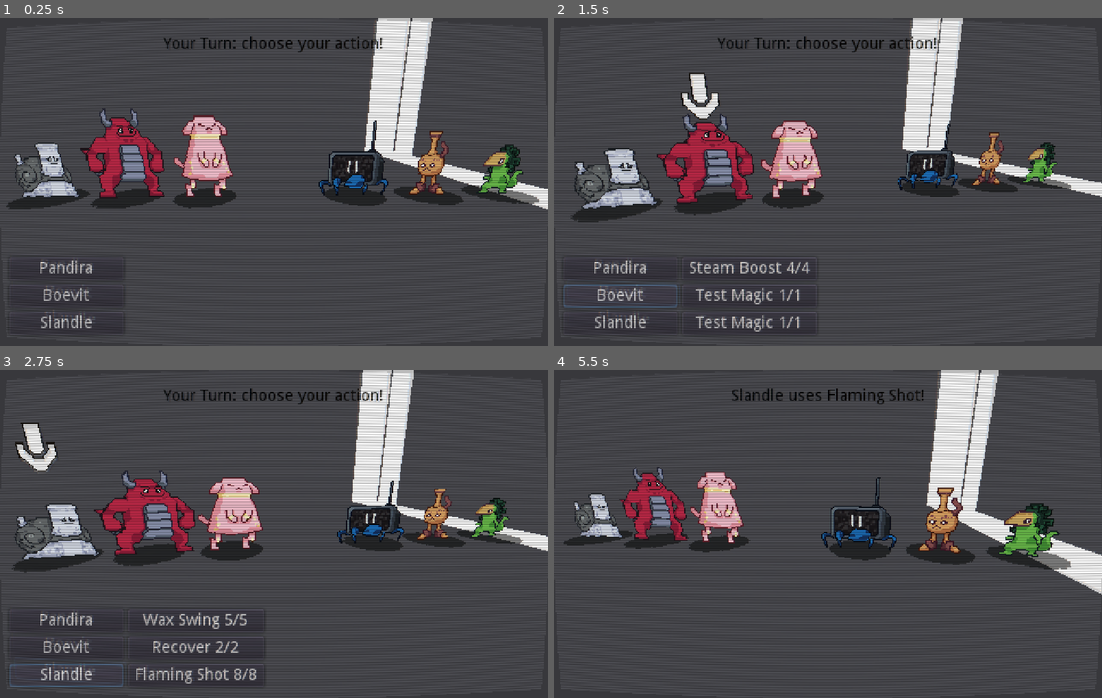
Above: before the commit, frames 1-4 (two rows, left to right).
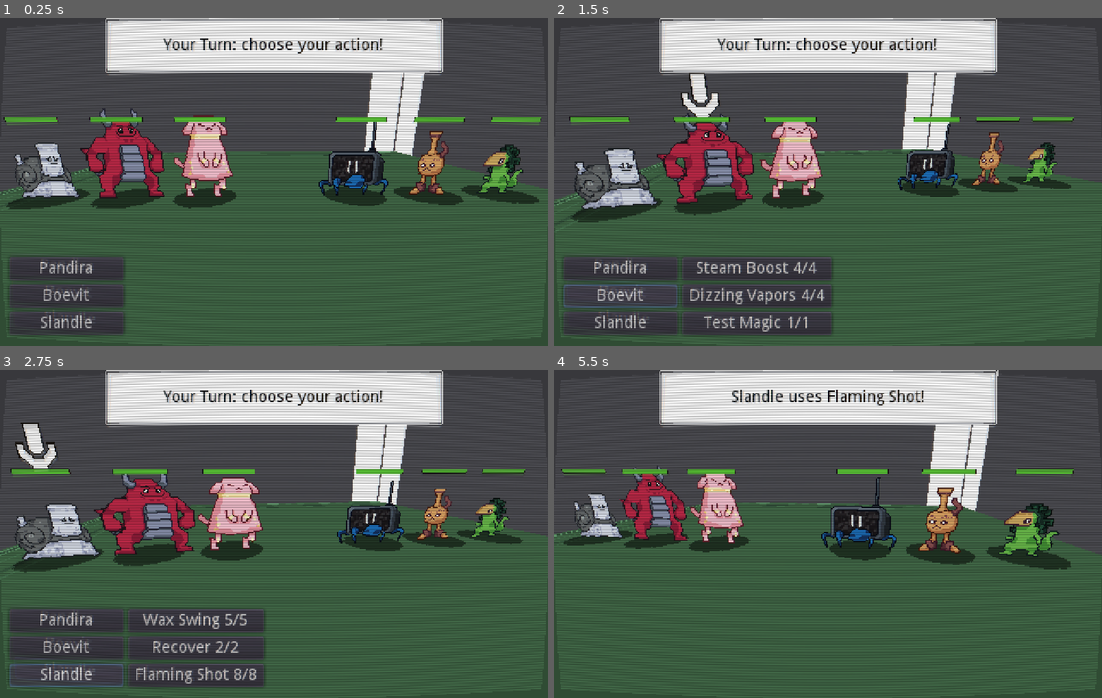
Above: after the commit, the same moments.

Repository: Hairic95/Yolky-RPG
Game: Godot game, scene res://Src/Scenes/BattleScene.tscn
Same seed, same stepped clock (60 frames per second), same inputs: the game is played once before the commit and once after it.
Inputs:
- Up to frame 1 (0.25 s): no input
- Up to frame 2 (1.5 s): click "Pandira" at 0.5 s; click "Boevit" at 1.25 s
- Up to frame 3 (2.75 s): click "Slandle" at 2 s
- Up to frame 4 (5.5 s): click "Wax Swing 5/5" at 2.75 s; click "Recover 2/2" at 3.5 s; click "Flaming Shot 8/8" at 4.25 s; click "Vhrab" at 5 s

The runs differ from the first frame. In frame 1, 29% of the frame differs, in the area x 0-100%, y 0-100%; in frame 2, 27%; in frame 3, 26%; in frame 4, 32%.

Commit message:
removed unused textures added more tweaks to action use flow

Diff:
--- a/Data/Actions.json
+++ b/Data/Actions.json
@@ -1,11 +1,21 @@
 {
+	"tackle": {
+		"name" : "Tackle",
+		"action_type" : "damage",
+		"uses": 4,
+		"stat": "adaptable",
+		"target": "enemy_single",
+		"power" : 40,
+		"description": ""
+	},
 	"wax_swing" :
 	{
 		"name" : "Wax Swing",
 		"action_type" : "damage",
 		"uses": 5,
+		"stat": "special",
 		"target": "enemy_single",
-		"power" : 2,
+		"power" : 20,
 		"effects" : [
 			{
 				"code": "status",
@@ -34,8 +44,9 @@
 		"name" : "Flaming Shot",
 		"action_type" : "damage",
 		"uses": 8,
+		"stat": "special",
 		"target": "enemy_single",
-		"power" : 7,
+		"power" : 70,
 		"effects" : [
 			{
 				"code": "status",
@@ -49,8 +60,9 @@
 		"name": "Peak",
 		"action_type": "damage",
 		"uses": 8,
+		"stat": "physical",
 		"target": "enemy_single",
-		"power" : 8,
+		"power" : 80,
 		"self_effects" : [
 			{
 			}
@@ -70,6 +82,22 @@
 			}
 		]
 	},
+	"dizzing_vapors" :
+	{
+		"name": "Dizzing Vapors",
+		"action_type": "damage",
+		"uses": 4,
+		"power": 30,
+		"stat": "special",
+		"target": "enemy_all",
+		"self_effects" : [
+			{
+				"code": "status",
+				"type": "confused",
+				"amount": 2
+			}
+		]
+	},
 	"profume_wave" :
 	{
 		"name": "Profume Wave",
@@ -86,7 +114,8 @@
 	{
 		"name" : "Test Magic",
 		"action_type" : "damage",
-		"power" : 10,
+		"power" : 1,
+		"stat": "adaptable",
 		"target" : "enemy_single",
 		"type" : "Magic",
 		"effects" : []
@@ -95,7 +124,8 @@
 	{
 		"name" : "Front Attack",
 		"action_type" : "damage",
-		"power" : 12,
+		"power" : 1,
+		"stat": "adaptable",
 		"target" : "enemy_single",
 		"type" : "Normal",
 		"effects" : []
--- a/Data/Critters.json
+++ b/Data/Critters.json
@@ -4,9 +4,10 @@
 		"name": "Pandira",
 		"stats" :
 		{
-			"attack" : 1,
-			"maxhp" : 10,
-			"speed" : 8
+			"attack" : 50,
+			"defense" : 50,
+			"special_attack" : 80,
+			"special_defense" : 120
 		},
 		"model" : "PandiraModel",
 		"texture": "Pandira",
@@ -22,9 +23,10 @@
 		"name": "Pandira",
 		"stats" :
 		{
-			"attack" : 1,
-			"maxhp" : 10,
-			"speed" : 8
+			"attack" : 50,
+			"defense" : 50,
+			"special_attack" : 80,
+			"special_defense" : 120
 		},
 		"model" : "Pandira2Model",
 		"texture": "Pandira2",
@@ -40,16 +42,17 @@
 		"name": "Boevit",
 		"stats" :
 		{
-			"attack" : 8,
-			"maxhp" : 22,
-			"speed" : 5
+			"attack" : 110,
+			"defense" : 110,
+			"special_attack" : 40,
+			"special_defense" : 50
 		},
 		"model" : "BoevitModel",
 		"texture": "Boevit",
 		"actions" :
 		[
 			"steam_boost",
-			"test_magic",
+			"dizzing_vapors",
 			"test_magic"
 		]
 	},
@@ -58,9 +61,10 @@
 		"name": "Vhrab",
 		"stats" :
 		{
-			"attack" : 5,
-			"maxhp" : 10,
-			"speed" : 5
+			"attack" : 30,
+			"defense" : 140,
+			"special_attack" : 30,
+			"special_defense" : 140
 		},
 		"model" : "VhrabModel",
 		"texture": "Vhrab",
@@ -76,9 +80,10 @@
 		"name": "Slandle",
 		"stats" :
 		{
-			"attack" : 1,
-			"maxhp" : 18,
-			"speed" : 6
+			"attack" : 20,
+			"defense" : 150,
+			"special_attack" : 70,
+			"special_defense" : 70
 		},
 		"model" : "SlandleModel",
 		"texture": "Slandle",
@@ -94,9 +99,10 @@
 		"name": "Slandle",
 		"stats" :
 		{
-			"attack": 4,
-			"defense": 10,
-			"maxhp": 100
+			"attack" : 20,
+			"defense" : 150,
+			"special_attack" : 70,
+			"special_defense" : 70
 		},
 		"model" : "Slandle2Model",
 		"texture": "Slandle2",
@@ -112,9 +118,10 @@
 		"name": "Peakoli",
 		"stats" :
 		{
-			"attack" : 1,
-			"maxhp" : 10,
-			"speed" : 6
+			"attack" : 100,
+			"defense" : 60,
+			"special_attack" : 80,
+			"special_defense" : 80
 		},
 		"model" : "PeakoliModel",
 		"texture": "Peakoli",
@@ -130,9 +137,10 @@
 		"name": "Potkin",
 		"stats" :
 		{
-			"attack" : 1,
-			"maxhp" : 10,
-			"speed" : 6
+			"attack" : 90,
+			"defense" : 40,
+			"special_attack" : 60,
+			"special_defense" : 90
 		},
 		"model" : "PotkinModel",
 		"texture": "Potkin",
--- a/Src/BattleBackgrounds/BG.tscn
+++ b/Src/BattleBackgrounds/BG.tscn
@@ -1,19 +1,24 @@
-[gd_scene load_steps=4 format=2]
+[gd_scene load_steps=6 format=2]
 
-[ext_resource path="res://Assets/Textures/Backgrounds/placholder.png" type="Texture" id=1]
+[ext_resource path="res://Assets/Textures/Backgrounds/grass_tile.png" type="Texture" id=1]
+[ext_resource path="res://Assets/Textures/Backgrounds/placholder.png" type="Texture" id=2]
 
 [sub_resource type="PlaneMesh" id=1]
 
+[sub_resource type="SpatialMaterial" id=3]
+albedo_texture = ExtResource( 1 )
+uv1_scale = Vector3( 8, 8, 1 )
+
 [sub_resource type="SpatialMaterial" id=2]
-albedo_texture = ExtResource( 1 )
+albedo_texture = ExtResource( 2 )
 uv1_scale = Vector3( 8, 8, 1 )
 
 [node name="BG" type="Spatial"]
 
 [node name="MeshInstance" type="MeshInstance" parent="."]
-transform = Transform( 8, 0, 0, 0, 1, 0, 0, 0, 8, 0, 0, 0 )
+transform = Transform( -8, 0, -6.99382e-07, 0, 1, 0, 6.99382e-07, 0, -8, 0, 0, 0 )
 mesh = SubResource( 1 )
-material/0 = SubResource( 2 )
+material/0 = SubResource( 3 )
 
 [node name="MeshInstance2" type="MeshInstance" parent="."]
 transform = Transform( -1.30337e-06, -1, 0, 8, -1.62921e-07, 0, 0, 0, 8, 8.09595, 2, 0 )
--- a/Src/Entities/Action.gd
+++ b/Src/Entities/Action.gd
@@ -1,19 +1,23 @@
 extends Reference
 class_name Action
 
+var id : String = "tackle"
 var action_name : String = "Missing string"
 var action_type : String = "damage"
 var power : int = 0
+var stat : String = "adaptable"
 var max_uses : int = 1
 var current_uses : int = 1
 var target : String = "enemy_single"
 var effects : Array = []
 var self_effects : Array = []
 
-func _init(dict_data : Dictionary):
+func _init(action_id: String, dict_data : Dictionary):
+	id = action_id
 	action_name = DataHandler.get_dict_val(dict_data, "name", action_name)
 	action_type = DataHandler.get_dict_val(dict_data, "action_type", action_type)
 	power = DataHandler.get_dict_val(dict_data, "power", power)
+	stat = DataHandler.get_dict_val(dict_data, "stat", stat)
 	target = DataHandler.get_dict_val(dict_data, "target", target)
 	effects = DataHandler.get_dict_val(dict_data, "effects", effects)
 	self_effects = DataHandler.get_dict_val(dict_data, "self_effects", self_effects)
--- a/Src/Entities/BattleCritter.gd
+++ b/Src/Entities/BattleCritter.gd
@@ -4,19 +4,21 @@
 var critter_name : String = "Missing String"
 
 # Combat Logic
-var current_hp : int = 1
+var current_hp : int = 100
+var max_hp : int = 100
 
 var stats : Dictionary = {
 	"attack" : 1,
-	"maxhp" : 1,
-	"speed" : 1
+	"defense": 1,
+	"special_attack": 1,
+	"special_defense": 1,
 }
 
 var row_position : int = 1
 var actions : Array = []
 var data_tag : String = ""
 var is_under_player_control : bool = false
-var player_owner = "enemy"
+var player_owner = "1"
 
 var can_act = false
 
@@ -31,75 +33,61 @@
 var is_playing_animation : bool = false
 
 func _ready():
-	$AnimationPlayer.play("Idle")
+	$AnimationTree.active = true
 
 func init(dict_data : Dictionary, player : Player, starting_translation : Vector3):
 	player_owner = player.id
 	# Data setting
 	critter_name = DataHandler.get_dict_val(dict_data, "name", critter_name)
-	if dict_data.has("stats"):
-		if dict_data.stats.has("attack") and dict_data.stats.has("maxhp") and dict_data.stats.has("speed"):
-			stats = dict_data.stats
-			current_hp = stats.maxhp
+	stats = DataHandler.get_dict_val(dict_data, "stats", stats)
+	current_hp = max_hp
+	# TODO: Make animated models for complex animations
 	if dict_data.has("texture"):
 			$Image.texture = load(str("res://Assets/Textures/Characters/", dict_data.texture, ".png"))
 			set_sprite()
-	if dict_data.has("actions"):
-		for action_data in dict_data.actions:
-			var new_action = Action.new(DataHandler.get_action(action_data))
-			actions.append(new_action)
+	for action_data in DataHandler.get_dict_val(dict_data, "actions", ["tackle"]):
+		var new_action = Action.new(action_data, DataHandler.get_action(action_data))
+		actions.append(new_action)
 
 	# Position setting
 	fixed_translation = starting_translation
 	translation = starting_translation
 
-func get_damaged():
+func get_hurt(damage):
+	current_hp = max(0, current_hp - damage)
 	if current_hp > 0:
-		model.play("Damaged")
+		pass
+		#model.play("Damaged")
 	else:
-		model.play("Dying")
-
-# AI
-func act(possible_targets : Array):
-
-	# check the target position to determinate which action are possible
-	var targetable_index = []
-	for t in possible_targets:
-		if t.player_owner == "player":
-			targetable_index.append(t.row_position - 1)
-
-	var choosable_actions = []
-	for action in actions:
-		for i in targetable_index:
-			if action.target[i] != ".":
-				choosable_actions.append(action)
-				break
-
-	# if no action is choosable pass turn
-	if choosable_actions.size() == 0:
-		pass_turn()
-		return
-
-	# choose one action at random
-	var action_selected = choosable_actions[randi()%choosable_actions.size()]
-
-	var choosable_targets = []
-	for target in possible_targets:
-		if action_selected.target[target.row_position - 1] == "#" and target.player_owner == "player":
-			choosable_targets.append(target)
-
-	var actual_targets = []
-	actual_targets.append(choosable_targets[randi()%choosable_targets.size()])
-
-	BattleTurnHandler.emit_signal("ai_chooses_action_and_combatant", self, action_selected, actual_targets)
-
-func pass_turn():
-	var pass_action = Action.new({"action_type" : "pass"})
-	BattleTurnHandler.emit_signal("ai_chooses_action_and_combatant", self, pass_action, [])
+		$AnimationTree.active = false
+		$Image.modulate = Color(0.3, 0.3, 0.3)
+		can_act = false
+		is_ko = true
+		#model.play("Dying")
+	$HealthBar/HealthTween.interpolate_property($HealthBar/CurrentHealth, "scale",
+			$HealthBar/CurrentHealth.scale, Vector3(float(current_hp) / float(max_hp), 1, 1), 0.3)
+	$HealthBar/HealthTween.start()
+	yield($HealthBar/HealthTween, "tween_all_completed")
 
 func set_sprite():
 	$Image.offset.y = $Image.texture.get_size().y / 2
 	$SelectSprite.translation.y = 2.5
+	$HealthBar.translation.y = 2.0
+
+func set_enemy_target():
+	$Target.texture = load("res://Assets/Textures/UI/TargetEnemy.png")
 
 func set_select_sprite_visible(value):
 	$SelectSprite.visible = value
+
+func set_target_sprite_visible(value):
+	$Target.visible = value
+
+func get_attack():
+	return float(DataHandler.get_dict_val(stats, "attack", 1))
+func get_defense():
+	return float(DataHandler.get_dict_val(stats, "defense", 1))
+func get_special_attack():
+	return float(DataHandler.get_dict_val(stats, "special_attack", 1))
+func get_special_defense():
+	return float(DataHandler.get_dict_val(stats, "special_defense", 1))
--- a/Src/Entities/BattleCritter.tscn
+++ b/Src/Entities/BattleCritter.tscn
@@ -1,9 +1,12 @@
-[gd_scene load_steps=6 format=2]
+[gd_scene load_steps=11 format=2]
 
 [ext_resource path="res://Src/Entities/BattleCritter.gd" type="Script" id=1]
 [ext_resource path="res://Assets/Textures/UI/select_current.png" type="Texture" id=2]
 [ext_resource path="res://Assets/Textures/misc/shadow_small.png" type="Texture" id=3]
 [ext_resource path="res://Assets/Textures/Characters/Peakoli.png" type="Texture" id=4]
+[ext_resource path="res://Assets/Textures/UI/TargetAlly.png" type="Texture" id=5]
+[ext_resource path="res://Assets/Textures/UI/healthbar_front.png" type="Texture" id=6]
+[ext_resource path="res://Assets/Textures/UI/healthbar_bg.png" type="Texture" id=7]
 
 [sub_resource type="Animation" id=1]
 resource_name = "Idle"
@@ -21,13 +24,28 @@
 "values": [ Vector3( 3, 3, 1 ), Vector3( 2.8, 3.2, 1 ), Vector3( 3.2, 2.8, 1 ) ]
 }
 
+[sub_resource type="AnimationNodeAnimation" id=2]
+animation = "Idle"
+
+[sub_resource type="AnimationNodeBlendTree" id=3]
+graph_offset = Vector2( 2, 52.75 )
+nodes/Animation/node = SubResource( 2 )
+nodes/Animation/position = Vector2( 80, 120 )
+node_connections = [ "output", 0, "Animation" ]
+
 [node name="3DCombatant" type="Spatial"]
 script = ExtResource( 1 )
 
 [node name="Image" type="Sprite3D" parent="."]
-transform = Transform( 2.87288, 0, 0, 0, 3.12712, 0, 0, 0, 1, 0, 0.003, 0 )
+transform = Transform( 2.83333, 0, 0, 0, 3.16667, 0, 0, 0, 1, 0, 0.004, 0 )
 offset = Vector2( 0, 21 )
 texture = ExtResource( 4 )
+
+[node name="Target" type="Sprite3D" parent="."]
+transform = Transform( 3, 0, 0, 0, 0, 0, 0, 0, 3, 0, 0.003, 0 )
+visible = false
+axis = 1
+texture = ExtResource( 5 )
 
 [node name="SelectSprite" type="Sprite3D" parent="."]
 transform = Transform( 3, 0, 0, 0, 3, 0, 0, 0, 1, 0, 2, 0 )
@@ -35,15 +53,27 @@
 billboard = 2
 texture = ExtResource( 2 )
 
-[node name="MovementTween" type="Tween" parent="."]
-
-[node name="NonCombatTween" type="Tween" parent="."]
-
-[node name="AnimationPlayer" type="AnimationPlayer" parent="."]
+[node name="Anim" type="AnimationPlayer" parent="."]
 anims/Idle = SubResource( 1 )
 
-[node name="Sprite3D" type="Sprite3D" parent="."]
+[node name="AnimationTree" type="AnimationTree" parent="."]
+tree_root = SubResource( 3 )
+anim_player = NodePath("../Anim")
+
+[node name="Shadow" type="Sprite3D" parent="."]
 transform = Transform( 5, 0, 0, 0, 1, 0, 0, 0, 5, 0, 0.002, 0 )
 axis = 1
 double_sided = false
 texture = ExtResource( 3 )
+
+[node name="HealthBar" type="Sprite3D" parent="."]
+transform = Transform( 2, 0, 0, 0, 1, 0, 0, 0, 1, 0, 2, 0 )
+billboard = 2
+texture = ExtResource( 7 )
+
+[node name="CurrentHealth" type="Sprite3D" parent="HealthBar"]
+transform = Transform( 1, 0, 0, 0, 1, 0, 0, 0, 1, 0, 0, -0.001 )
+billboard = 2
+texture = ExtResource( 6 )
+
+[node name="HealthTween" type="Tween" parent="HealthBar"]
--- a/Src/Scenes/BattleScene.gd
+++ b/Src/Scenes/BattleScene.gd
@@ -89,6 +89,7 @@
 		new_critter.scale = Vector3(-1, 1, 1)
 	elif player.side == "right":
 		pos_path = str("Positions/EnemyPos", row_position)
+		new_critter.set_enemy_target()
 
 	new_critter.init(critter_data, player, get_node(pos_path).translation)
 
@@ -112,10 +113,10 @@
 	hide_player_ui()
 	match current_player.type:
 		Player.PlayerType.Player:
-			$UI/TestTurn.text = "Your Turn: choose your action!"
+			$UI/MessageBox/Message.text = "Your Turn: choose your action!"
 			show_player_ui()
 		Player.PlayerType.AI:
-			$UI/TestTurn.text = "Waiting for opponent..."
+			$UI/MessageBox/Message.text = "Waiting for opponent..."
 			current_player.choose_action()
 
 func go_to_next_turn():
@@ -174,6 +175,8 @@
 		var new_action_button = Button.new()
 		new_action_button.text = str(action.action_name, " ", action.current_uses, "/", action.max_uses)
 		new_action_button.connect("pressed", self, "show_action_targets", [critter, action])
+		if action.current_uses < 1:
+			new_action_button.disabled = true
 		$UI/ActionMenu/Actions.add_child(new_action_button)
 		critter.set_select_sprite_visible(true)
 
@@ -226,7 +229,8 @@
 	for c in $Critters.get_children():
 		c.set_select_sprite_visible(false)
 	hide_player_ui()
-	$UI/TestTurn.text = critter.critter_name + " uses " +  action.action_name + "!"
+	hide_target_selected($Critters.get_children())
+	$UI/MessageBox/Message.text = critter.critter_name + " uses " +  action.action_name + "!"
 	$Camera/Anim.stop()
 	# Move camera towards target
 	if targets.size() == 1:
@@ -248,21 +252,73 @@
 				0.4)
 		$Camera/CameraTween.start()
 		yield($Camera/CameraTween, "tween_all_completed")
+	# Execute the action
 	match action.action_type:
 		Constants.ActionTypeDamage:
-			print("damage: " + str(action.power))
+			for target in targets:
+				var damage = 1
+				var stat_type = action.stat
+				if action.stat == "adaptable":
+					if critter.get_attack() >= critter.get_special_attack():
+						stat_type = "physical"
+					else:
+						stat_type = "special"
+				if stat_type == "physical":
+					damage = int(float(action.power) * (critter.get_attack() / target.get_defense()))
+				elif stat_type == "special":
+					damage = int(float(action.power) * (critter.get_special_attack() / target.get_special_defense()))
+				target.get_hurt(max(1, damage))
 		Constants.ActionTypeEffect:
 			print("effects: " + to_json(action.effects))
+	# remove one use of the move
 	action.current_uses -= 1
+	# check if the user has any uses of their moves left, if no uses are left give only tackle.
+	# if the only move if tackle, ko the creature
+	var out_of_moves = true
+	for a in critter.actions:
+		if a.current_uses > 0:
+			out_of_moves = false
+			break
+	if out_of_moves:
+		if critter.actions.size() == 1 and critter.actions[0].id == "tackle":
+			critter.get_hurt(1000)
+		else:
+			DataHandler.open_actions()
+			critter.actions = []
+			critter.actions.append(Action.new("tackle", DataHandler.get_action("tackle")))
+			DataHandler.close_actions()
+	# the critter cannot act until next round
 	critter.can_act = false
 	yield(get_tree().create_timer(1), "timeout")
 	$Camera/Anim.play("CameraTest")
-	go_to_next_turn()
+	# go to next action
+	if !is_game_over():
+		go_to_next_turn()
 
 func show_target_selected(targets : Array):
 	for target in targets:
-		target.set_select_sprite_visible(true)
+		target.set_target_sprite_visible(true)
 
 func hide_target_selected(targets : Array):
 	for target in targets:
-		target.set_select_sprite_visible(false)
+		target.set_target_sprite_visible(false)
+
+func is_game_over() -> bool:
+
+	var player1_critters = []
+	var player2_critters = []
+
+	for critter in $Critters.get_children():
+		if critter.player_owner == players[0].id && !critter.is_ko:
+			player1_critters.append(critter)
+		if critter.player_owner == players[1].id && !critter.is_ko:
+			player2_critters.append(critter)
+
+	if player1_critters.empty():
+		$UI/MessageBox/Message.text = "You have lost!"
+		return true
+	if player2_critters.empty():
+		$UI/MessageBox/Message.text = "You have won!"
+		return true
+
+	return false
--- a/Src/Scenes/BattleScene.tscn
+++ b/Src/Scenes/BattleScene.tscn
@@ -1,11 +1,11 @@
-[gd_scene load_steps=5 format=2]
+[gd_scene load_steps=6 format=2]
 
 [ext_resource path="res://Src/Scenes/BattleScene.gd" type="Script" id=1]
 [ext_resource path="res://Assets/Shaders/crt_effect.tres" type="Material" id=2]
 [ext_resource path="res://Src/BattleBackgrounds/BG.tscn" type="PackedScene" id=3]
+[ext_resource path="res://Assets/Textures/Backgrounds/placholder.png" type="Texture" id=4]
 
 [sub_resource type="Animation" id=1]
-resource_name = "CameraTest"
 length = 8.0
 loop = true
 tracks/0/type = "value"
@@ -92,10 +92,30 @@
 
 [node name="UI" type="CanvasLayer" parent="."]
 
-[node name="TestTurn" type="Label" parent="UI"]
-margin_top = 8.0
-margin_right = 480.0
-margin_bottom = 38.0
+[node name="MessageBox" type="NinePatchRect" parent="UI"]
+anchor_left = 0.5
+anchor_right = 0.5
+margin_left = -148.0
+margin_right = 148.0
+margin_bottom = 48.0
+texture = ExtResource( 4 )
+patch_margin_left = 2
+patch_margin_top = 2
+patch_margin_right = 2
+patch_margin_bottom = 2
+__meta__ = {
+"_edit_use_anchors_": false
+}
+
+[node name="Message" type="Label" parent="UI/MessageBox"]
+anchor_left = 0.5
+anchor_top = 0.5
+anchor_right = 0.5
+anchor_bottom = 0.5
+margin_left = -144.0
+margin_top = -24.0
+margin_right = 144.0
+margin_bottom = 24.0
 custom_colors/font_color = Color( 0, 0, 0, 1 )
 text = "YOUR TURN"
 align = 1
Binary file added: Assets/Textures/Backgrounds/grass_tile.png
Binary file removed: Assets/Textures/MainMenu/Title.png
Binary file removed: Assets/Textures/MainMenu/play_button.png
Binary file removed: Assets/Textures/MainMenu/scroller_separator.png
Binary file removed: Assets/Textures/MainMenu/side_scroller.png
Binary file removed: Assets/Textures/MainMenu/yolky_face_1.png
Binary file removed: Assets/Textures/MainMenu/yolky_face_2.png
Binary file removed: Assets/Textures/MainMenu/yolky_face_3.png
Binary file removed: Assets/Textures/MainMenu/yolky_face_4.png
Binary file removed: Assets/Textures/MainMenu/yolky_face_5.png
Binary file removed: Assets/Textures/Map/MapBG.png
Binary file removed: Assets/Textures/Map/enemy_encounter.png
(and 9 more such lines)
